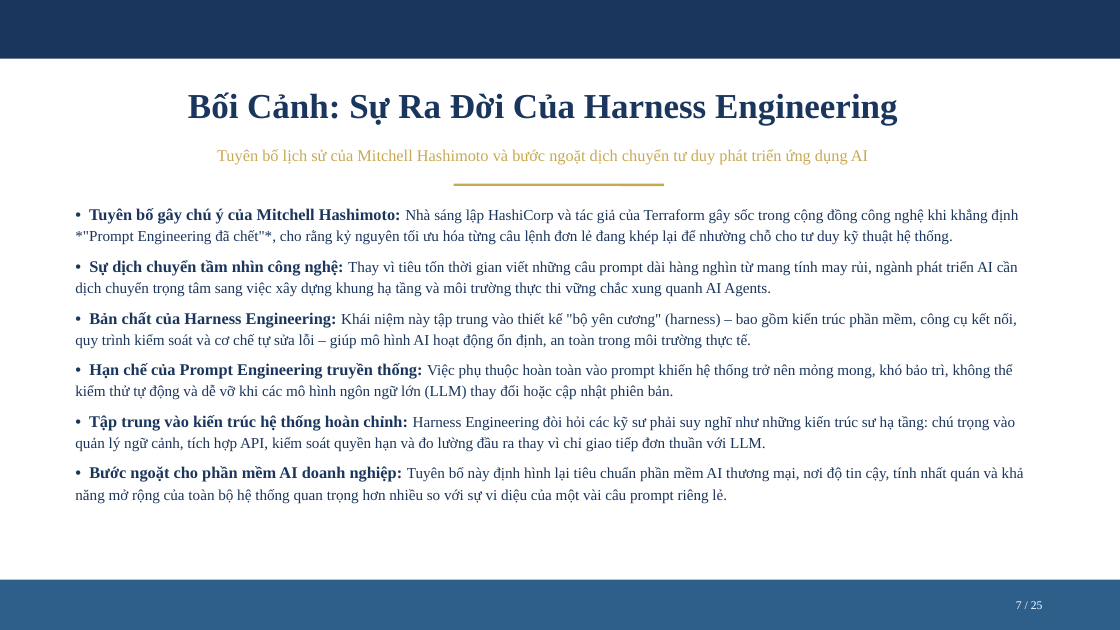
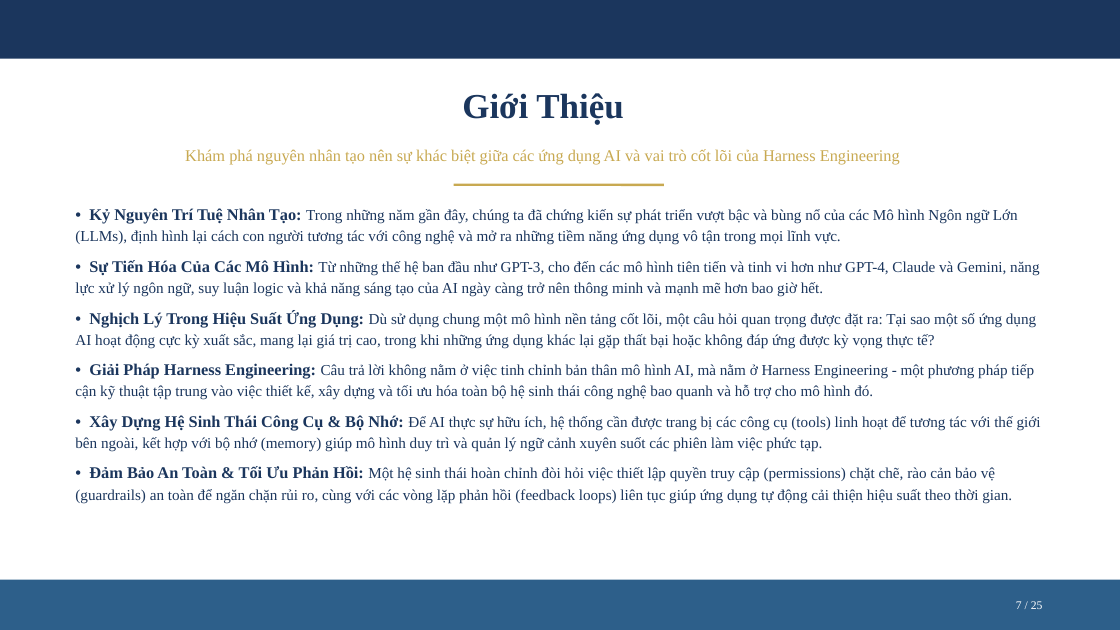
Before and after one commit to nbhson/tool-harness-generate-slide, a slide deck: slide 7 of harness-engineer.pptx. Drawn at 1120x630 pixels with LibreOffice and Linux fonts; fonts in the diff are those of the drawing. Boxes give left, top, right and bottom in pixels: in the first picture for what was removed or moved away, otherwise in the second. Text is boxed around its words. In the diff, an @@ line names an element or a change of style, - is before the commit and + after.

```diff
--- a/harness-engineer.pptx
+++ b/harness-engineer.pptx
@@ text at box(462, 93, 623, 125): text changed @@
-Bối Cảnh: Sự Ra Đời Của Harness Engineering
+Giới Thiệu
@@ text at box(185, 149, 900, 165): text changed @@
-Tuyên bố lịch sử của Mitchell Hashimoto và bước ngoặt dịch chuyển tư duy phát triển ứng dụng AI
+Khám phá nguyên nhân tạo nên sự khác biệt giữa các ứng dụng AI và vai trò cốt lõi của Harness Engineering
@@ text at box(75, 208, 1041, 504): text changed @@
-• Tuyên bố gây chú ý của Mitchell Hashimoto: Nhà sáng lập HashiCorp và tác giả của Terraform gây sốc trong cộng đồng công nghệ khi khẳng định *"Prompt Engineering đã chết"*, cho rằng kỷ nguyên tối ưu hóa từng câu lệnh đơn lẻ đang khép lại để nhường chỗ cho tư duy kỹ thuật hệ thống.
-• Sự dịch chuyển tầm nhìn công nghệ: Thay vì tiêu tốn thời gian viết những câu prompt dài hàng nghìn từ mang tính may rủi, ngành phát triển AI cần dịch chuyển trọng tâm sang việc xây dựng khung hạ tầng và môi trường thực thi vững chắc xung quanh AI Agents.
-• Bản chất của Harness Engineering: Khái niệm này tập trung vào thiết kế "bộ yên cương" (harness) – bao gồm kiến trúc phần mềm, công cụ kết nối, quy trình kiểm soát và cơ chế tự sửa lỗi – giúp mô hình AI hoạt động ổn định, an toàn trong môi trường thực tế.
-• Hạn chế của Prompt Engineering truyền thống: Việc phụ thuộc hoàn toàn vào prompt khiến hệ thống trở nên mỏng mong, khó bảo trì, không thể kiểm thử tự động và dễ vỡ khi các mô hình ngôn ngữ lớn (LLM) thay đổi hoặc cập nhật phiên bản.
-• Tập trung vào kiến trúc hệ thống hoàn chỉnh: Harness Engineering đòi hỏi các kỹ sư phải suy nghĩ như những kiến trúc sư hạ tầng: chú trọng vào quản lý ngữ cảnh, tích hợp API, kiểm soát quyền hạn và đo lường đầu ra thay vì chỉ giao tiếp đơn thuần với LLM.
-• Bước ngoặt cho phần mềm AI doanh nghiệp: Tuyên bố này định hình lại tiêu chuẩn phần mềm AI thương mại, nơi độ tin cậy, tính nhất quán và khả năng mở rộng của toàn bộ hệ thống quan trọng hơn nhiều so với sự vi diệu của một vài câu prompt riêng lẻ.
+• Kỷ Nguyên Trí Tuệ Nhân Tạo: Trong những năm gần đây, chúng ta đã chứng kiến sự phát triển vượt bậc và bùng nổ của các Mô hình Ngôn ngữ Lớn (LLMs), định hình lại cách con người tương tác với công nghệ và mở ra những tiềm năng ứng dụng vô tận trong mọi lĩnh vực.
+• Sự Tiến Hóa Của Các Mô Hình: Từ những thế hệ ban đầu như GPT-3, cho đến các mô hình tiên tiến và tinh vi hơn như GPT-4, Claude và Gemini, năng lực xử lý ngôn ngữ, suy luận logic và khả năng sáng tạo của AI ngày càng trở nên thông minh và mạnh mẽ hơn bao giờ hết.
+• Nghịch Lý Trong Hiệu Suất Ứng Dụng: Dù sử dụng chung một mô hình nền tảng cốt lõi, một câu hỏi quan trọng được đặt ra: Tại sao một số ứng dụng AI hoạt động cực kỳ xuất sắc, mang lại giá trị cao, trong khi những ứng dụng khác lại gặp thất bại hoặc không đáp ứng được kỳ vọng thực tế?
+• Giải Pháp Harness Engineering: Câu trả lời không nằm ở việc tinh chỉnh bản thân mô hình AI, mà nằm ở Harness Engineering - một phương pháp tiếp cận kỹ thuật tập trung vào việc thiết kế, xây dựng và tối ưu hóa toàn bộ hệ sinh thái công nghệ bao quanh và hỗ trợ cho mô hình đó.
+• Xây Dựng Hệ Sinh Thái Công Cụ & Bộ Nhớ: Để AI thực sự hữu ích, hệ thống cần được trang bị các công cụ (tools) linh hoạt để tương tác với thế giới bên ngoài, kết hợp với bộ nhớ (memory) giúp mô hình duy trì và quản lý ngữ cảnh xuyên suốt các phiên làm việc phức tạp.
+• Đảm Bảo An Toàn & Tối Ưu Phản Hồi: Một hệ sinh thái hoàn chỉnh đòi hỏi việc thiết lập quyền truy cập (permissions) chặt chẽ, rào cản bảo vệ (guardrails) an toàn để ngăn chặn rủi ro, cùng với các vòng lặp phản hồi (feedback loops) liên tục giúp ứng dụng tự động cải thiện hiệu suất theo thời gian.
```
Also in this commit, not shown: 18 other slides changed, 6 slides added, 6 slides removed, 17 other files.
